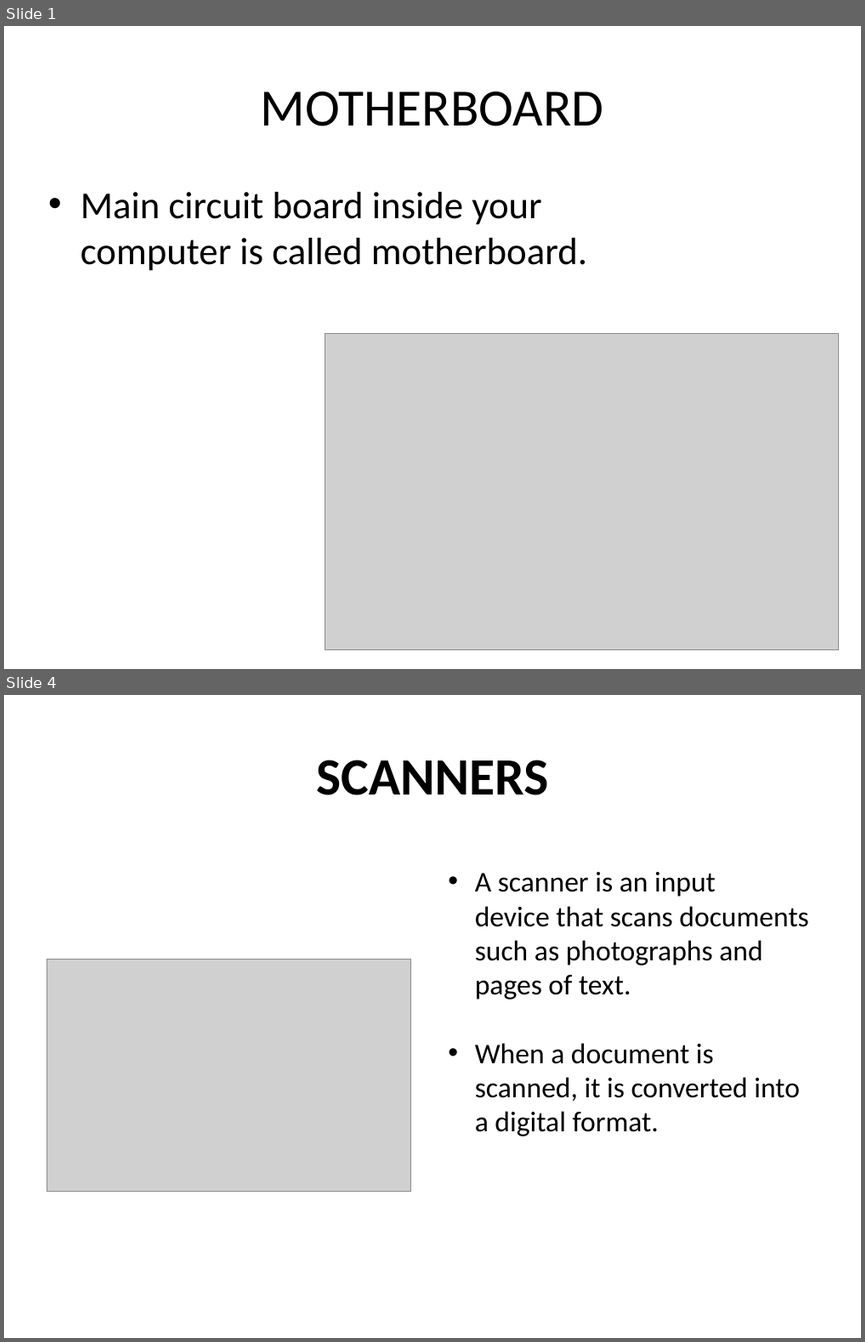
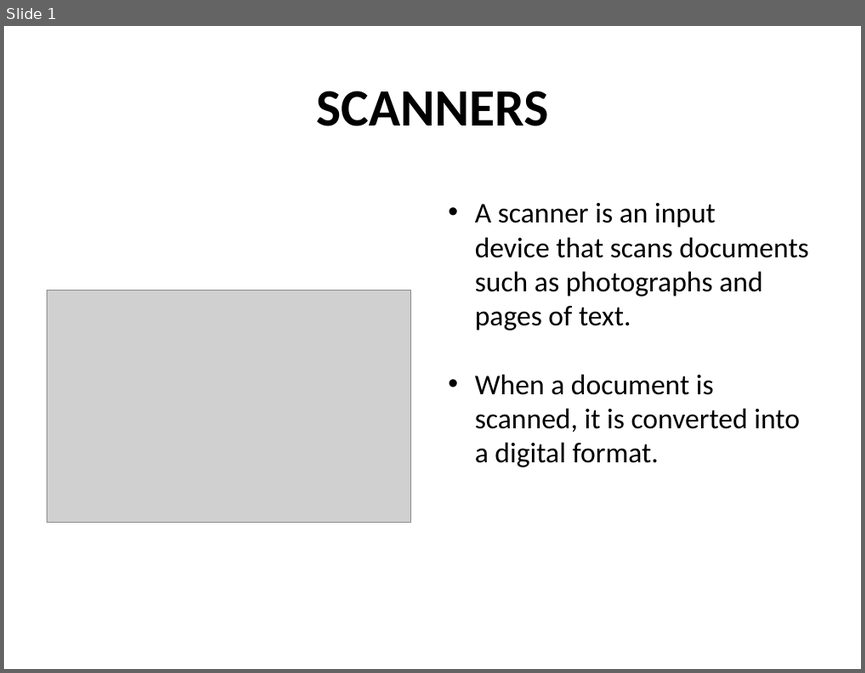
Before and after one commit to PriyalPotnis/IMS, a slide deck: SCANNERS.pptx. Shown one above the other, each under a label of ours: slides 1 and 4 before the commit, slide 1 after it; the slides between them are not shown. The pictures are 865x1342 and 865x673 pixels, drawn with LibreOffice and Linux fonts; fonts in the diff are those of the drawing; grey boxes stand for pictures. Boxes give left, top, right and bottom in pixels: in the first picture for what was removed or moved away, otherwise in the second. Text is boxed around its words. In the diff, an @@ line names an element or a change of style, - is before the commit and + after.

```diff
--- a/SCANNERS.pptx
+++ b/SCANNERS.pptx
@@ slide 1 removed at <box>4,26,861,669</box>, background #FFFFFF @@
@@ title removed at <box>261,91,604,126</box> @@
-MOTHERBOARD
@@ text removed at <box>80,192,587,271</box> @@
-• Main circuit board inside your computer is called motherboard.
@@ picture removed at <box>325,333,839,650</box> @@
@@ what was slide 4 is now slide 1 @@
```
Also in this commit, not shown: 1 slide changed, 2 other slides removed.
